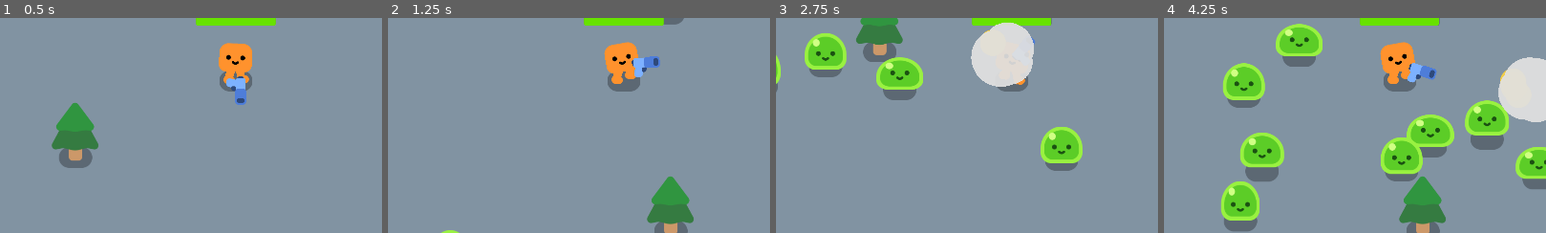
Above: before the commit, frames 1-4 (left to right).
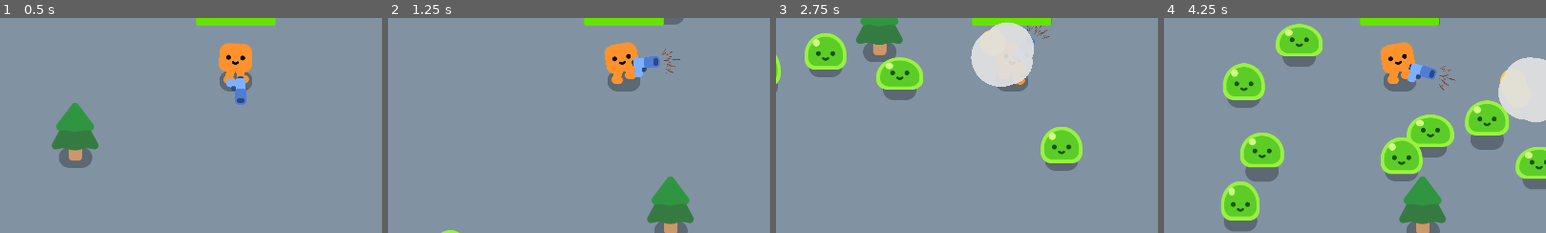
Above: after the commit, the same moments.

Repository: Technostalgic/csci4140-hw2
Game: Godot game, scene res://obj/levels/game.tscn
The game is run twice, just before and just after one commit, with the same random seed, the same clock (stepped at 60 frames per second) and the same inputs. Sound files missing from this copy of the repository are replaced by a short silence.
Inputs (mouse positions are % of the whole screen's width and height, from its top left):
- Up to frame 1 (0.5 s): no input
- Up to frame 2 (1.25 s): tap Enter at 0.5 s; move the mouse to (72, 45) at 0.52 s; press the mouse at (72, 45) at 0.53 s; hold D (move_right) from 0.53 s (still down)
- Up to frame 3 (2.75 s): move the mouse to (30, 55) at 1.27 s; release D (move_right) at 1.28 s; release the mouse at (30, 55) at 1.28 s; hold S (move_down) 1.28-2.03 s; click (30, 55) at 1.35 s; move the mouse to (60, 28) at 2.02 s; press the mouse at (60, 28) at 2.03 s; hold D (move_right) from 2.03 s (still down)
- Up to frame 4 (4.25 s): move the mouse to (45, 70) at 2.77 s; release D (move_right) at 2.78 s; release the mouse at (45, 70) at 2.78 s; hold W (move_up) 2.78-3.53 s; click (45, 70) at 2.85 s; move the mouse to (80, 65) at 3.52 s; press the mouse at (80, 65) at 3.53 s; hold A (move_left) from 3.53 s (still down)
The pictures show only the part of the screen within x 19-69%, y 35-85%; the shares and areas given below are measured in that part.

Frame 1 is identical in both runs. In frame 2, less than 0.1% of the frame differs, in the area x 71-77%, y 14-26%; in frame 3, less than 0.1%; in frame 4, less than 0.1%, in the area x 71-77%, y 22-34%.

Commit message:
implement muzzle flash effect

Diff:
--- a/obj/weapon/shotgun.tscn
+++ b/obj/weapon/shotgun.tscn
@@ -4,13 +4,16 @@
 [ext_resource type="PackedScene" uid="uid://kcl4efkvrany" path="res://obj/effects/impact.tscn" id="2_41mpv"]
 [ext_resource type="Texture2D" uid="uid://coon1w77o334i" path="res://content/gfx/pistol.png" id="4_owrpd"]
 [ext_resource type="AudioStream" uid="uid://dsnsfw3ykcnpn" path="res://content/sfx/test.wav" id="4_qarfq"]
+[ext_resource type="Texture2D" uid="uid://hd1526c0aud8" path="res://content/gfx/shotgun_blast.png" id="5_sflqf"]
+[ext_resource type="Script" uid="uid://dahw6ijlago88" path="res://src/sprite_animator.gd" id="6_kocch"]
 
-[node name="Shotgun" type="Node2D" unique_id=1703651934 node_paths=PackedStringArray("audio_player", "raycast", "projectile_spawnpoint", "fire_timer")]
+[node name="Shotgun" type="Node2D" unique_id=1703651934 node_paths=PackedStringArray("audio_player", "raycast", "muzzle_flash", "projectile_spawnpoint", "fire_timer")]
 script = ExtResource("1_36h01")
 shoot_sound = ExtResource("4_qarfq")
 impact_effect = ExtResource("2_41mpv")
 audio_player = NodePath("AudioStreamPlayer")
 raycast = NodePath("Raycast")
+muzzle_flash = NodePath("MuzzleFlash")
 damage = 0.5
 projectile_spawnpoint = NodePath("WeaponAnchor/ShotgunGraphic/ProjectileSpawnpoint")
 fire_timer = NodePath("FireTimer")
@@ -37,3 +40,15 @@
 
 [node name="AudioStreamPlayer" type="AudioStreamPlayer" parent="." unique_id=934029038]
 stream = ExtResource("4_qarfq")
+
+[node name="MuzzleFlash" type="Sprite2D" parent="." unique_id=1478118810]
+position = Vector2(80, -12)
+rotation = 0.7853982
+texture = ExtResource("5_sflqf")
+offset = Vector2(25, -25)
+hframes = 10
+vframes = 9
+script = ExtResource("6_kocch")
+min_frame = 40
+max_frame = 49
+metadata/_custom_type_script = "uid://dahw6ijlago88"
--- /dev/null
+++ b/src/sprite_animator.gd
@@ -0,0 +1,35 @@
+class_name SpriteAnimator
+extends Sprite2D
+
+@export var min_frame: int = 0
+@export var max_frame: int = 0
+@export var animation_rate: float = 30
+@export var loop: bool = false
+@export var autoplay: bool = false
+
+var animation_delta: float = 0
+
+func _ready() -> void:
+	frame = min_frame
+	if autoplay: play()
+	else: hide()
+
+func _process(delta: float) -> void:
+	if not visible: return
+
+	animation_delta += delta * animation_rate
+	var cur_frame := floori(animation_delta) + min_frame
+	var anim_range := max_frame - min_frame
+
+	if cur_frame > max_frame:
+		animation_delta = fmod(animation_delta, anim_range)
+		cur_frame = floori(animation_delta) + min_frame
+		if not loop:
+			hide()
+
+	frame = cur_frame
+
+func play():
+	show()
+	animation_delta = 0
+	frame = min_frame
--- a/src/weapon/shotgun.gd
+++ b/src/weapon/shotgun.gd
@@ -5,6 +5,7 @@
 @export var impact_effect: PackedScene = null
 @export var audio_player: AudioStreamPlayer = null
 @export var raycast: RayCast2D = null
+@export var muzzle_flash: SpriteAnimator = null
 @export var bullets_per_shot: int = 6
 @export var spread: float = PI / 8
 @export_range(0, 1) var evenly_spread_factor: float = 0.8
@@ -49,6 +50,8 @@
 	return bullet_trail_pool[_cur_trail_index]
 
 func _fire_shot(direction: float):
+
+	# raycast collision query
 	var endpoint = Vector2.from_angle(direction - projectile_spawnpoint.global_rotation) * weapon_range
 	if projectile_spawnpoint.global_scale.y < 0:
 		endpoint.y *= -1
@@ -56,11 +59,15 @@
 	raycast.force_raycast_update()
 
 	var trail_length := weapon_range
+
+	# damage any objects the raycast hits
 	if raycast.is_colliding():
 		var hit_obj := raycast.get_collider()
 		var hit_point :=  raycast.get_collision_point()
 		if hit_obj is Mob:
 			var mob := hit_obj as Mob
+
+			# if the mob is already dead, ignore this hit and rerun collision
 			if mob.health <= 0:
 				raycast.add_exception(mob)
 				_fire_shot(direction)
@@ -82,6 +89,7 @@
 	trail.modulate.a = 1
 
 func fire():
+	muzzle_flash.play()
 	audio_player.play()
 
 	# reset the raycast
Binary file added: content/gfx/shotgun_blast.png
Not shown, added: content/gfx/shotgun_blast.png.import
Not shown, added: src/sprite_animator.gd.uid
Not shown, changed: README.MD
